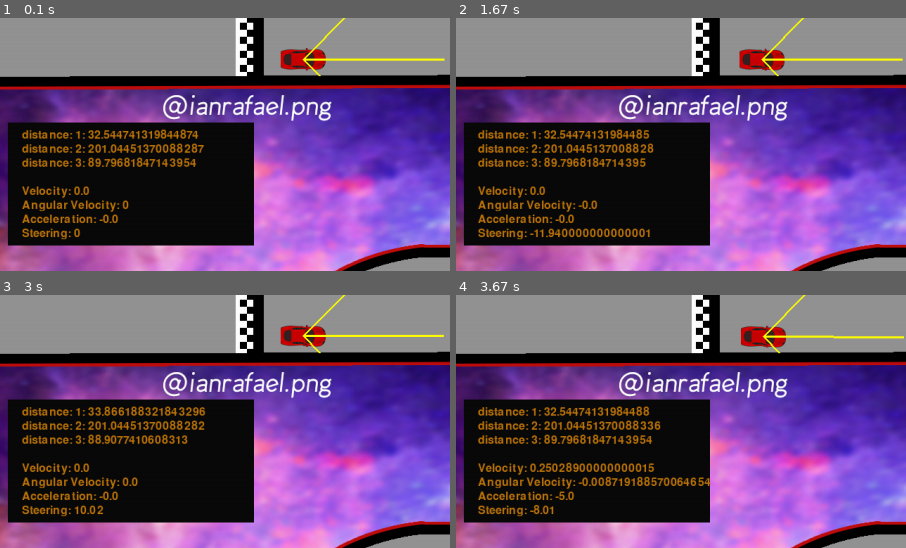
Above: before the commit, frames 1-4 (two rows, left to right).
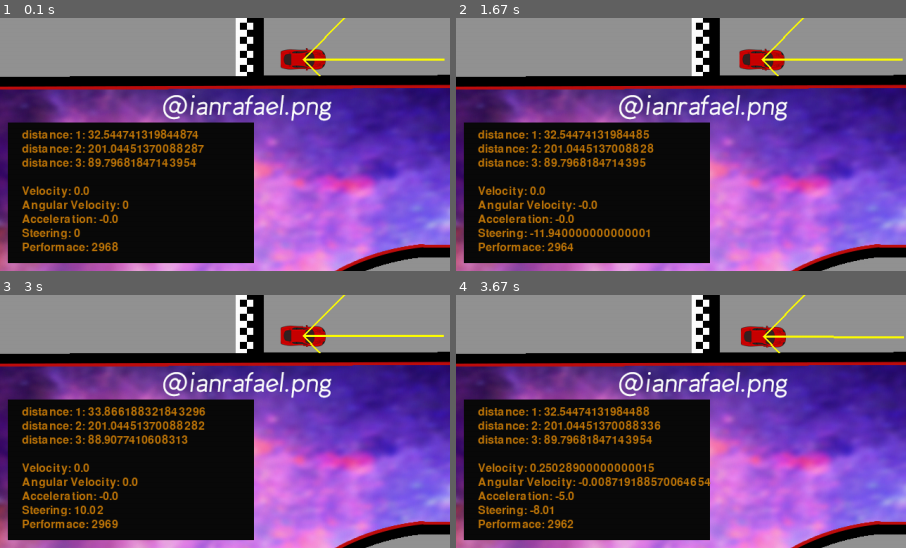
Above: after the commit, the same moments.

Repository: ianrafael2001/pygame-2d-car-simulator-for-ia
Game: pygame game, started from app.py
Same seed, same stepped clock (60 frames per second), same inputs: the game is played once before the commit and once after it.
Inputs:
- Up to frame 1 (0.1 s): no input
- Up to frame 2 (1.67 s): hold Right 0.33-0.8 s; hold Up 0.83-1.13 s; hold Right 1.17-1.63 s
- Up to frame 3 (3 s): hold Left 1.67-2.2 s; hold Down 2.23-2.53 s; hold Left 2.57-2.97 s
- Up to frame 4 (3.67 s): hold Up 3-3.37 s; hold Right from 3.4 s (still down)
The pictures show only the part of the screen within x 21-71%, y 6-56%; the shares and areas given below are measured in that part.

The runs differ from the first frame. In frame 1, 4.0% of the frame differs, in the area x 1-57%, y 88-97%; in frame 2, 4.0%; in frame 3, 4.0%; in frame 4, 4.0%.

Commit message:
Run Performace

Diff:
--- a/app.py
+++ b/app.py
@@ -71,7 +71,7 @@
         self.acceleration = 0.0
         self.steering = 0.0
 
-    def update(self, dt,mapp):
+    def update(self, dt):
         self.velocity += (self.acceleration * dt, 0)
         self.velocity.x = max(-self.max_velocity, min(self.velocity.x, self.max_velocity))
 
@@ -167,17 +167,88 @@
 
 class Map(pygame.sprite.Sprite):
 
-    def __init__(self):
+    def __init__(self,width,height):
         pygame.sprite.Sprite.__init__(self)
         current_dir = os.path.dirname(os.path.abspath(__file__))
         image_path = os.path.join(current_dir, "src/lib/map/borda.png")
+        self.width = width
+        self.height = height
         self.image = pygame.image.load(image_path).convert_alpha()
         self.rect = self.image.get_rect()
         self.mask = pygame.mask.from_surface(self.image)
-
+        self.performace = self.wave((609,37),86,width,height)
 
     def update(self):
         pass
+
+    def wave(self,goal,dist,width,height):
+        map_name = "borda_black"
+        background = pygame.image.load('src/lib/map/'+ map_name +".jpg")
+        mapOfWorld = pygame.surfarray.array3d(background)
+
+        heap = []
+        newheap = []
+        print(goal)
+        x, y = goal
+        lastwave = 3
+        width = width
+        height = height
+
+        matriz = []
+        for _ in range(width):
+            line = []
+            for __ in range(height):
+                line.append(0)
+            matriz.append(line)
+
+        # Start out by marking nodes around G with a 3
+        moves = [[x + 1, y], [x - 1, y], [x, y - 1], [x, y + 1]]
+        pixels=[]
+        #pixels = [(80,11),(80,12),(80,13),(80,14)]
+        for i in range(1,dist+1):
+            pixels.append((x,y+i))
+
+        for pixel in pixels:
+            x,y = pixel
+            moves.append([x + 1, y])
+            moves.append([x - 1, y])
+            moves.append([x, y - 1])
+            moves.append([x, y + 1])
+        for move in moves:
+            if not numpy.array_equal(mapOfWorld[move[0]][move[1]],(0,0,0)):
+                matriz[move[0]][move[1]] = 3
+                #mapOfWorld[move[0]][move[1]] = (0, (255-3)%255, 3%255)
+                heap.append(move)
+
+
+
+        for currentwave in range(4, int((width*height)/2)):
+            lastwave = lastwave + 1
+            while(heap != []):
+                position = heap.pop()
+                (x, y) = position
+                moves = [(x + 1, y), (x - 1, y), (x, y + 1), (x, y - 1)]
+                #x, y = position
+
+                for move in moves:
+                    if (move[0] < width and move[0] >= 0)  and (move[1] < height and move[1] >= 0):
+                        if not numpy.array_equal(mapOfWorld[move[0]][move[1]],(0,0,0)) and  numpy.array_equal(matriz[move[0]][move[1]],0):
+                            if not (numpy.array_equal(mapOfWorld[move[0]][move[1]],(0,0,0))) and numpy.array_equal(matriz[position[0]][position[1]],(currentwave - 1)):
+                                matriz[move[0]][move[1]] = (currentwave)
+                                #mapOfWorld[move[0]][move[1]] = (fabs(sin(radians(currentwave))*50),fabs(sin(radians(currentwave))*100),fabs(sin(radians(currentwave))*200))
+                                newheap.append(move)
+            '''
+            if currentwave%5 == 0:
+                image = pygame.surfarray.make_surface(mapOfWorld)
+                image = pygame.transform.scale(image,(width, height))
+                screen.blit(image, (0, 0))
+                pygame.display.flip()
+            '''
+            if(newheap == []):
+                print ("Wavefront concluido")
+                return matriz #mapOfWorld
+            heap = newheap
+            newheap = []
 
 class Game:
     def __init__(self):
@@ -194,13 +265,14 @@
 
         self.array_map = pygame.surfarray.array3d(self.background)
 
+        self.map_group = pygame.sprite.Group()
+        self.mapp = Map(self.width,self.height)
+        self.map_group.add(self.mapp)
+
     def run(self):
         car_group = pygame.sprite.Group()
         car = Car(70, 10)
         car_group.add(car)
-        map_group = pygame.sprite.Group()
-        mapp = Map()
-        map_group.add(mapp)
         ppu = 10
 
         while not self.exit:
@@ -239,14 +311,14 @@
             car.steering = max(-car.max_steering, min(car.steering, car.max_steering))
             i=0
 
-            if pygame.sprite.groupcollide(map_group,car_group,False,False,pygame.sprite.collide_mask):
+            if pygame.sprite.groupcollide(self.map_group,car_group,False,False,pygame.sprite.collide_mask):
                 # Logica de colisão
                 break
             else:
                 pass
 
             # Logic
-            car.update(dt,mapp)
+            car.update(dt)
 
             # Drawing
             self.screen.fill((255, 255, 255))
@@ -262,7 +334,7 @@
             i = 200
             j = 1
 
-            pygame.draw.rect(self.screen, (10,10,10), (280,190,350,175))
+            pygame.draw.rect(self.screen, (10,10,10), (280,190,350,200))
             for sensor_data in car_data['distance']:
                 img = self.font.render(str("distance: "+str(j)+": "+str(sensor_data)) , True, (189, 117, 9))
                 self.screen.blit(img, (300, i))
@@ -280,6 +352,9 @@
             i += 20
             img4 = self.font.render("Steering: "+str(car_data['steering']) , True, (189, 117, 9))
             self.screen.blit(img4, (300, i))
+            i += 20
+            img5 = self.font.render("Performace: "+str(self.mapp.performace[car.rect.center[0]][car.rect.center[1]]) , True, (189, 117, 9))
+            self.screen.blit(img5, (300, i))
 
             img5 = self.font.render(str(int(self.clock.get_fps())) , True, (189, 117, 9))
             self.screen.blit(img5, (0, 0))
--- /dev/null
+++ b/src/class/wavefront.py
@@ -0,0 +1,80 @@
+import time
+import sys
+import pygame
+from math import sin, radians,degrees, copysign,cos,tan,fabs
+import numpy
+
+class Wavefront ():
+    def __init__(self):
+        pass
+
+
+    def wave(self,goal,dist,mapOfWorld,width,height):
+
+        map_name = "borda_black.jpg"
+        background = pygame.image.load('../lib/map/'+ map_name +".jpg")
+        mapOfWorld = pygame.surfarray.array3d(background)
+
+        heap = []
+        newheap = []
+        print(goal)
+        x, y = goal
+        lastwave = 3
+        width = width
+        height = height
+
+        matriz = []
+        for _ in range(width):
+            line = []
+            for __ in range(height):
+                line.append(0)
+            matriz.append(line)
+
+        # Start out by marking nodes around G with a 3
+        moves = [[x + 1, y], [x - 1, y], [x, y - 1], [x, y + 1]]
+        pixels=[]
+        #pixels = [(80,11),(80,12),(80,13),(80,14)]
+        for i in range(1,dist+1):
+            pixels.append((x,y+i))
+
+        for pixel in pixels:
+            x,y = pixel
+            moves.append([x + 1, y])
+            moves.append([x - 1, y])
+            moves.append([x, y - 1])
+            moves.append([x, y + 1])
+        for move in moves:
+            if not numpy.array_equal(mapOfWorld[move[0]][move[1]],(0,0,0)):
+                matriz[move[0]][move[1]] = 3
+                #mapOfWorld[move[0]][move[1]] = (0, (255-3)%255, 3%255)
+                heap.append(move)
+
+
+
+        for currentwave in range(4, int((width*height)/2)):
+            lastwave = lastwave + 1
+            while(heap != []):
+                position = heap.pop()
+                (x, y) = position
+                moves = [(x + 1, y), (x - 1, y), (x, y + 1), (x, y - 1)]
+                #x, y = position
+
+                for move in moves:
+                    if (move[0] < width and move[0] >= 0)  and (move[1] < height and move[1] >= 0):
+                        if not numpy.array_equal(mapOfWorld[move[0]][move[1]],(0,0,0)) and  numpy.array_equal(matriz[move[0]][move[1]],0):
+                            if not (numpy.array_equal(mapOfWorld[move[0]][move[1]],(0,0,0))) and numpy.array_equal(matriz[position[0]][position[1]],(currentwave - 1)):
+                                matriz[move[0]][move[1]] = (currentwave)
+                                #mapOfWorld[move[0]][move[1]] = (fabs(sin(radians(currentwave))*50),fabs(sin(radians(currentwave))*100),fabs(sin(radians(currentwave))*200))
+                                newheap.append(move)
+            '''
+            if currentwave%5 == 0:
+                image = pygame.surfarray.make_surface(mapOfWorld)
+                image = pygame.transform.scale(image,(width, height))
+                screen.blit(image, (0, 0))
+                pygame.display.flip()
+            '''
+            if(newheap == []):
+                print ("Wavefront concluido")
+                return matriz, #mapOfWorld
+            heap = newheap
+            newheap = []
--- a/wavefront.py
+++ b/wavefront.py
@@ -59,7 +59,7 @@
 
         if currentwave%1 == 0:
             image = pygame.surfarray.make_surface(mapOfWorld)
-            image = pygame.transform.scale(image,(width*7, height*7))
+            image = pygame.transform.scale(image,(width, height))
             screen.blit(image, (0, 0))
             pygame.display.flip()
 
@@ -70,21 +70,21 @@
         newheap = []
 
 pygame.display.set_caption("Car tutorial")
-width = 200
-height = 120
-screen = pygame.display.set_mode((width*7, height*7))
-background = pygame.image.load('wavefront_1.jpg')
+width = 426
+height = 240
+screen = pygame.display.set_mode((width, height))
+background = pygame.image.load('src/lib/map/borda_black_min.jpg')
 clock = pygame.time.Clock()
 ticks = 30
 exit = False
 array_map = pygame.surfarray.array3d(background)
 print(len(array_map),len(array_map[1]))
 pygame.init()
-run_performace,world = wave((102,11),10,array_map,screen,width,height)
+run_performace,world = wave((102,11),30,array_map,screen,width,height)
 print("desenhando onda...")
 
 image = pygame.surfarray.make_surface(world)
-image = pygame.transform.scale(image,(width*7, height*7))
+image = pygame.transform.scale(image,(width, height))
 while not exit:
     dt = clock.get_time() / 1000
 
Binary file added: src/lib/map/borda_black.jpg
Not shown, added: src/class/wave.bat
